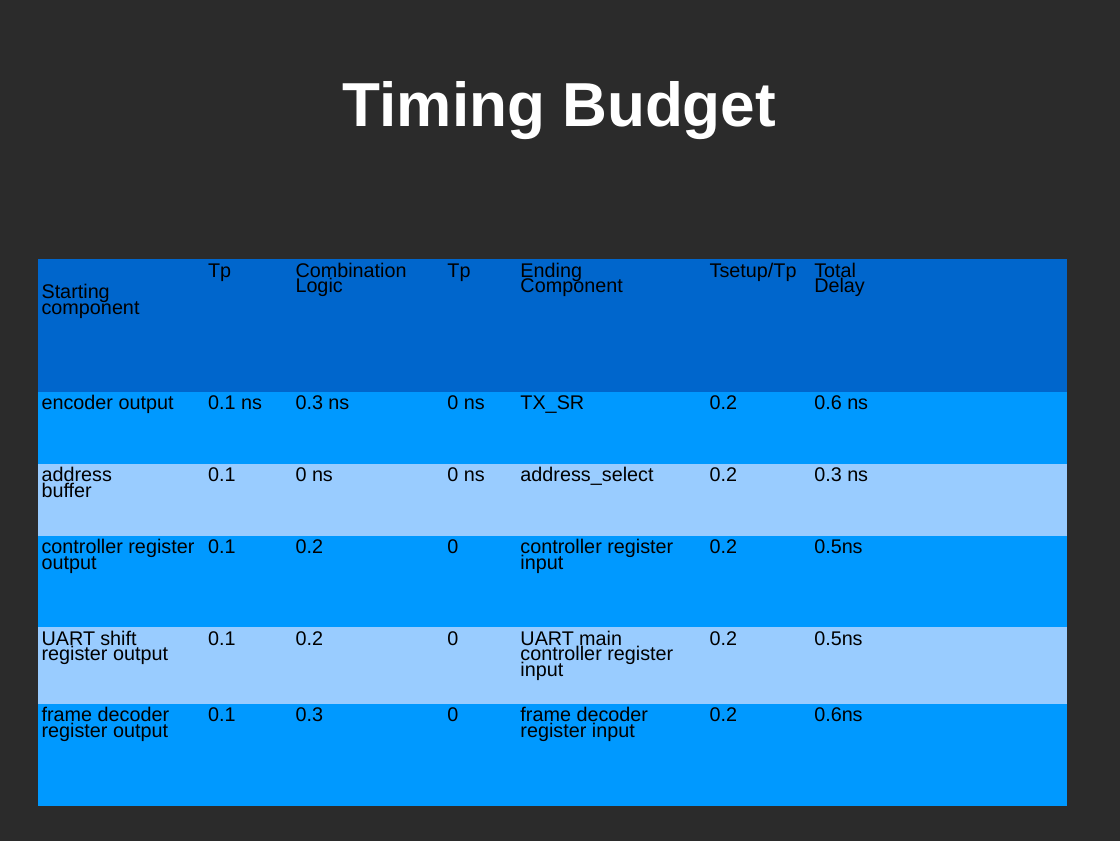
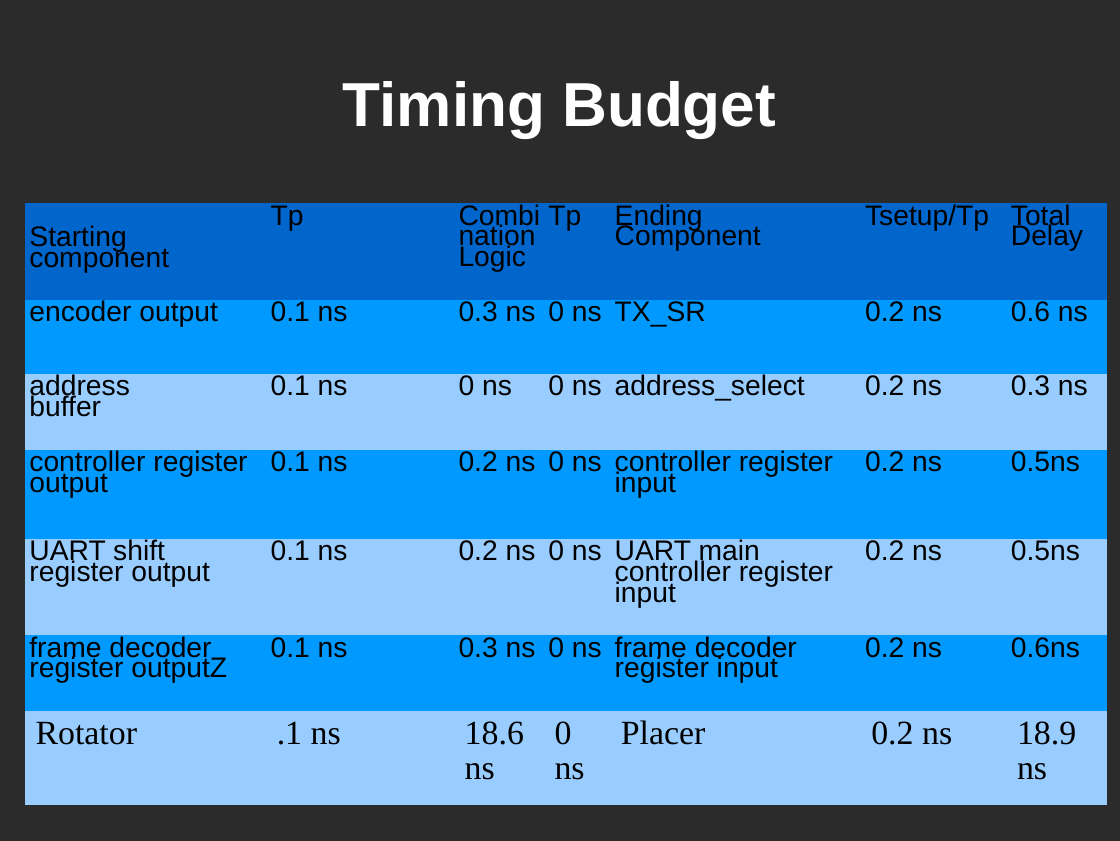
Before and after one commit to snowpuppy/ECE337, a slide deck: slide 19 of docs/ece337_2.ppt (slide 18 before the commit). Drawn at 1120x841 pixels with LibreOffice and Linux fonts; fonts in the diff are those of the drawing; background and template pictures are left out; a plain dark background stands for a picture behind light text. Boxes give left, top, right and bottom in pixels: in the first picture for what was removed or moved away, otherwise in the second. Text is boxed around its words. In the diff, an @@ line names an element or a change of style, - is before the commit and + after.

```diff
--- a/docs/ece337_2.ppt
+++ b/docs/ece337_2.ppt
@@ table at (25, 203, 1105, 804) @@
-row 2: encoder output | 0.1 ns | 0.3 ns | 0 ns | TX_SR | 0.2 | 0.6 ns
-row 3: address / buffer | 0.1 | 0 ns | 0 ns | address_select | 0.2 | 0.3 ns
-row 4: controller register output | 0.1 | 0.2 | 0 | controller register input | 0.2 | 0.5ns
-row 5: UART shift register output | 0.1 | 0.2 | 0 | UART main controller register input | 0.2 | 0.5ns
-row 6: frame decoder / register output | 0.1 | 0.3 | 0 | frame decoder / register input | 0.2 | 0.6ns
+row 2: encoder output | 0.1 ns | 0.3 ns | 0 ns | TX_SR | 0.2 ns | 0.6 ns
+row 3: address / buffer | 0.1 ns | 0 ns | 0 ns | address_select | 0.2 ns | 0.3 ns
+row 4: controller register output | 0.1 ns | 0.2 ns | 0 ns | controller register input | 0.2 ns | 0.5ns
+row 5: UART shift register output | 0.1 ns | 0.2 ns | 0 ns | UART main controller register input | 0.2 ns | 0.5ns
+row 6: frame decoder / register outputZ | 0.1 ns | 0.3 ns | 0 ns | frame decoder / register input | 0.2 ns | 0.6ns
+row 7: Rotator | .1 ns | 18.6 ns | 0 ns | Placer | 0.2 ns | 18.9 ns
@@ table: place and size @@
-table at (38, 259, 1067, 806)
+table at (25, 203, 1105, 804)
```
Also in this commit, not shown: 2 other slides changed.
